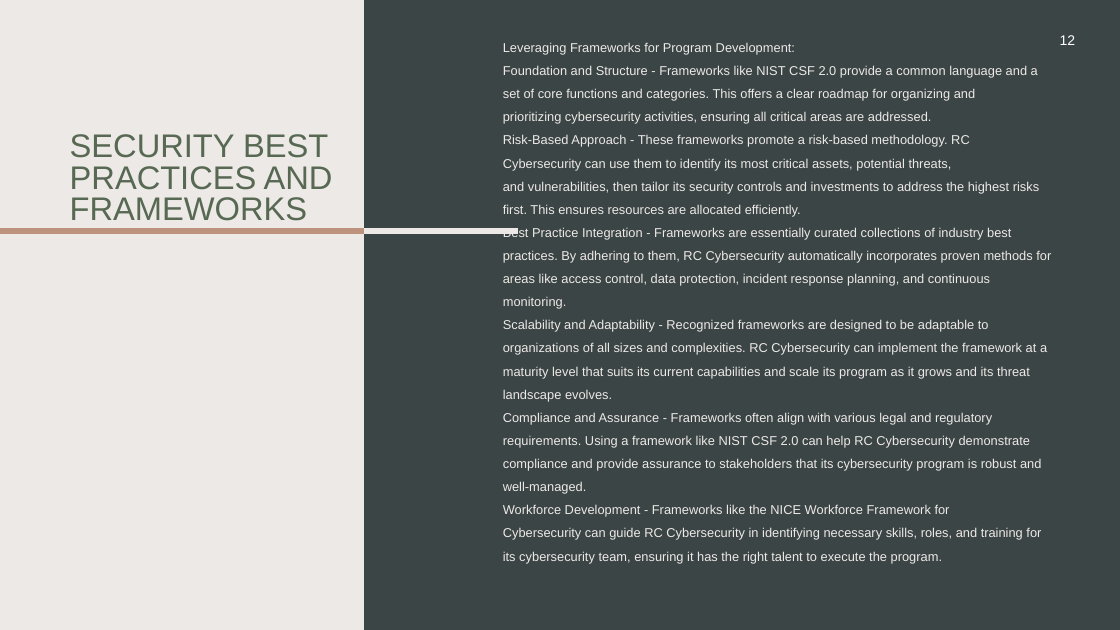
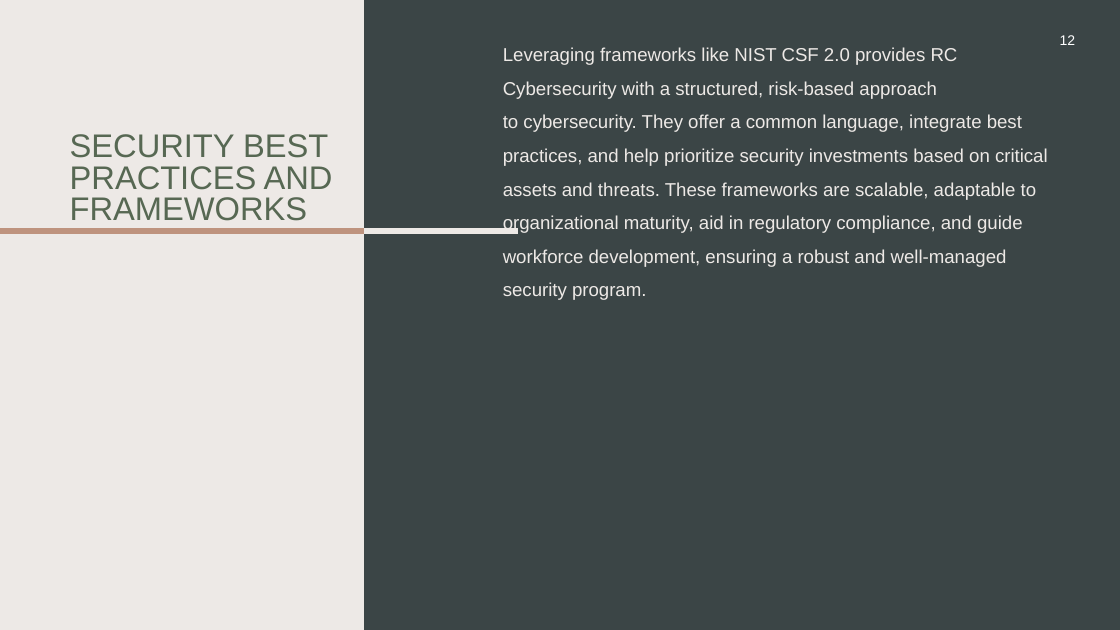
Before and after one commit to rcoon1/GCU-Masters, a slide deck: slide 12 of CYB-690/Topic 2/Security Framework RCoon.pptx. Drawn at 1120x630 pixels with LibreOffice and Linux fonts; fonts in the diff are those of the drawing. Boxes give left, top, right and bottom in pixels: in the first picture for what was removed or moved away, otherwise in the second. Text is boxed around its words. In the diff, an @@ line names an element or a change of style, - is before the commit and + after.

```diff
--- a/CYB-690/Topic 2/Security Framework RCoon.pptx
+++ b/CYB-690/Topic 2/Security Framework RCoon.pptx
@@ text at (x1=503, y1=47, x2=1048, y2=300): text changed; size 11 to 16 pt @@
-Leveraging Frameworks for Program Development:
-Foundation and Structure - Frameworks like NIST CSF 2.0 provide a common language and a set of core functions and categories. This offers a clear roadmap for organizing and prioritizing cybersecurity activities, ensuring all critical areas are addressed.
-Risk-Based Approach - These frameworks promote a risk-based methodology. RC Cybersecurity can use them to identify its most critical assets, potential threats, and vulnerabilities, then tailor its security controls and investments to address the highest risks first. This ensures resources are allocated efficiently.
-Best Practice Integration - Frameworks are essentially curated collections of industry best practices. By adhering to them, RC Cybersecurity automatically incorporates proven methods for areas like access control, data protection, incident response planning, and continuous monitoring.
-Scalability and Adaptability - Recognized frameworks are designed to be adaptable to organizations of all sizes and complexities. RC Cybersecurity can implement the framework at a maturity level that suits its current capabilities and scale its program as it grows and its threat landscape evolves.
-Compliance and Assurance - Frameworks often align with various legal and regulatory requirements. Using a framework like NIST CSF 2.0 can help RC Cybersecurity demonstrate compliance and provide assurance to stakeholders that its cybersecurity program is robust and well-managed.
-Workforce Development - Frameworks like the NICE Workforce Framework for Cybersecurity can guide RC Cybersecurity in identifying necessary skills, roles, and training for its cybersecurity team, ensuring it has the right talent to execute the program.
+Leveraging frameworks like NIST CSF 2.0 provides RC Cybersecurity with a structured, risk-based approach to cybersecurity. They offer a common language, integrate best practices, and help prioritize security investments based on critical assets and threats. These frameworks are scalable, adaptable to organizational maturity, aid in regulatory compliance, and guide workforce development, ensuring a robust and well-managed security program.
```
Also in this commit, not shown: 9 other slides changed, 8 other files.
